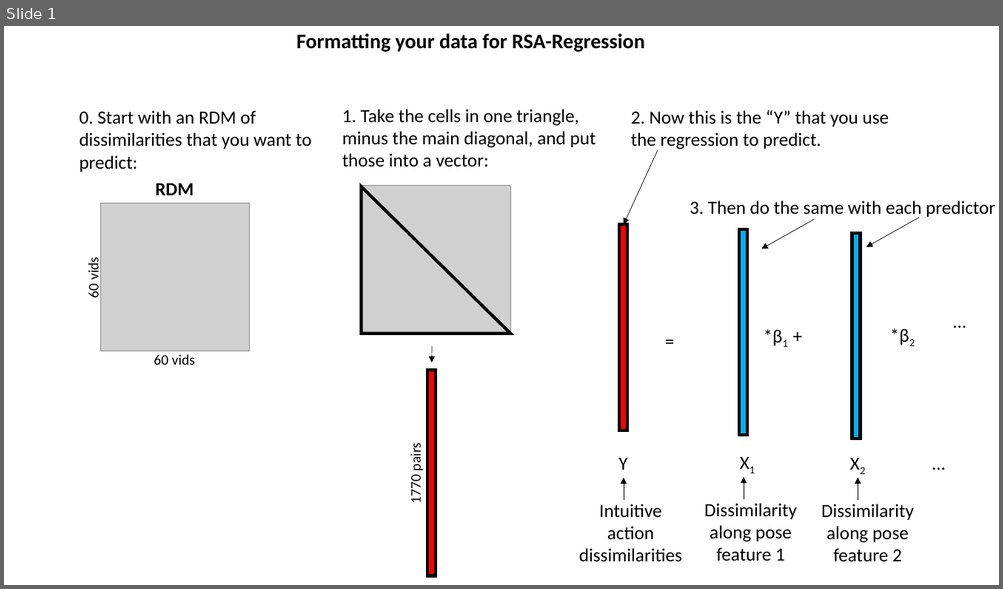
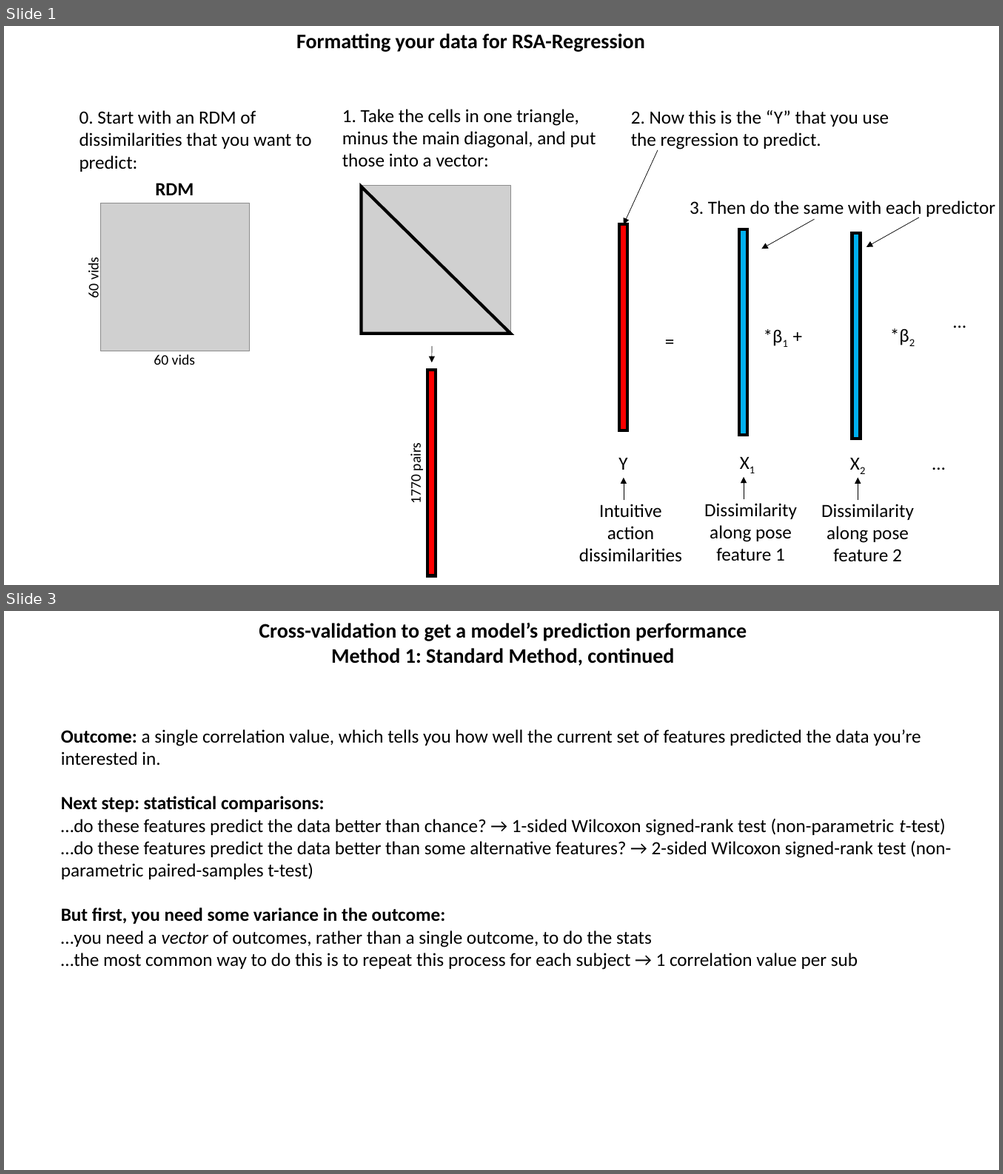
Before and after one commit to xilin2/vision-openpose-video, a slide deck: Explainers/RSA-Regression.pptx. Shown one above the other, each under a label of ours: slide 1 before the commit, slides 1 and 3 after it; the slides between them are not shown. The pictures are 1003x589 and 1003x1174 pixels, drawn with LibreOffice and Linux fonts; fonts in the diff are those of the drawing; grey boxes stand for pictures. Boxes give left, top, right and bottom in pixels: in the first picture for what was removed or moved away, otherwise in the second. Text is boxed around its words. In the diff, an @@ line names an element or a change of style, - is before the commit and + after.

```diff
--- a/Explainers/RSA-Regression.pptx
+++ b/Explainers/RSA-Regression.pptx
@@ slide 3 added at [4, 611, 999, 1170], background #FFFFFF @@
@@ text added at [259, 623, 746, 666], 20 pt, text #000000, bold @@
+Cross-validation to get a model’s prediction performance
+Method 1: Standard Method, continued
@@ text added at [61, 729, 950, 970], 18 pt, text #000000 @@
+Outcome: a single correlation value, which tells you how well the current set of features predicted the data you’re interested in.
+Next step: statistical comparisons:
+…do these features predict the data better than chance? → 1-sided Wilcoxon signed-rank test (non-parametric t-test)
+…do these features predict the data better than some alternative features? → 2-sided Wilcoxon signed-rank test (non-parametric paired-samples t-test)
+But first, you need some variance in the outcome:
+…you need a vector of outcomes, rather than a single outcome, to do the stats
+…the most common way to do this is to repeat this process for each subject → 1 correlation value per sub
```
Also in this commit, not shown: 1 slide changed, 2 other slides added.
